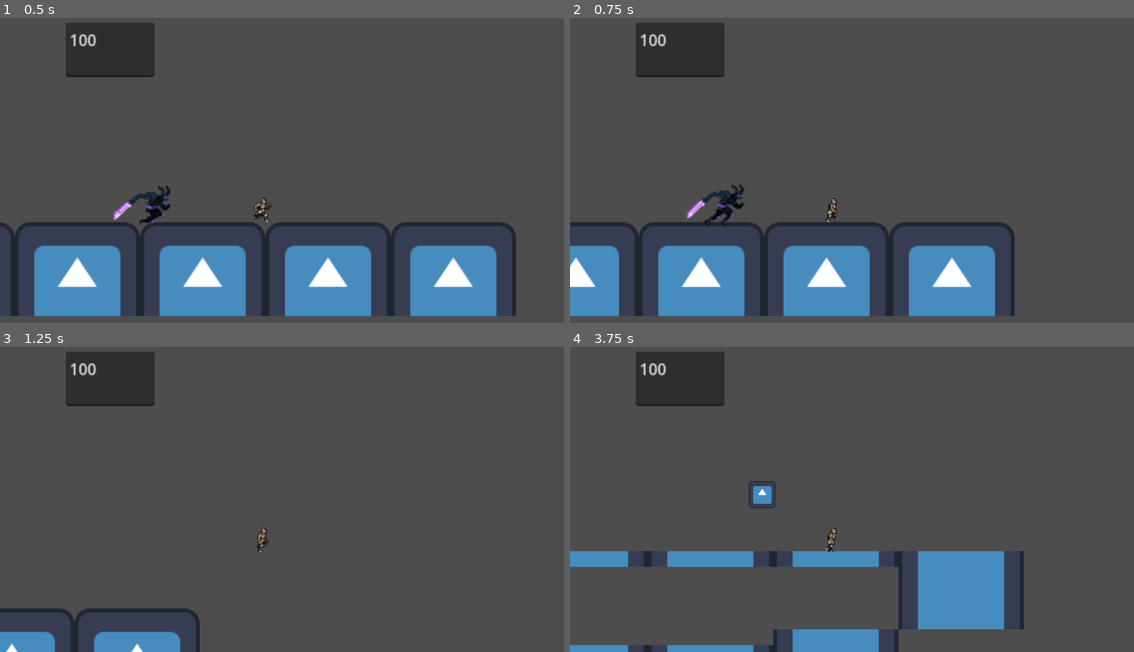
Above: before the commit, frames 1-4 (two rows, left to right).
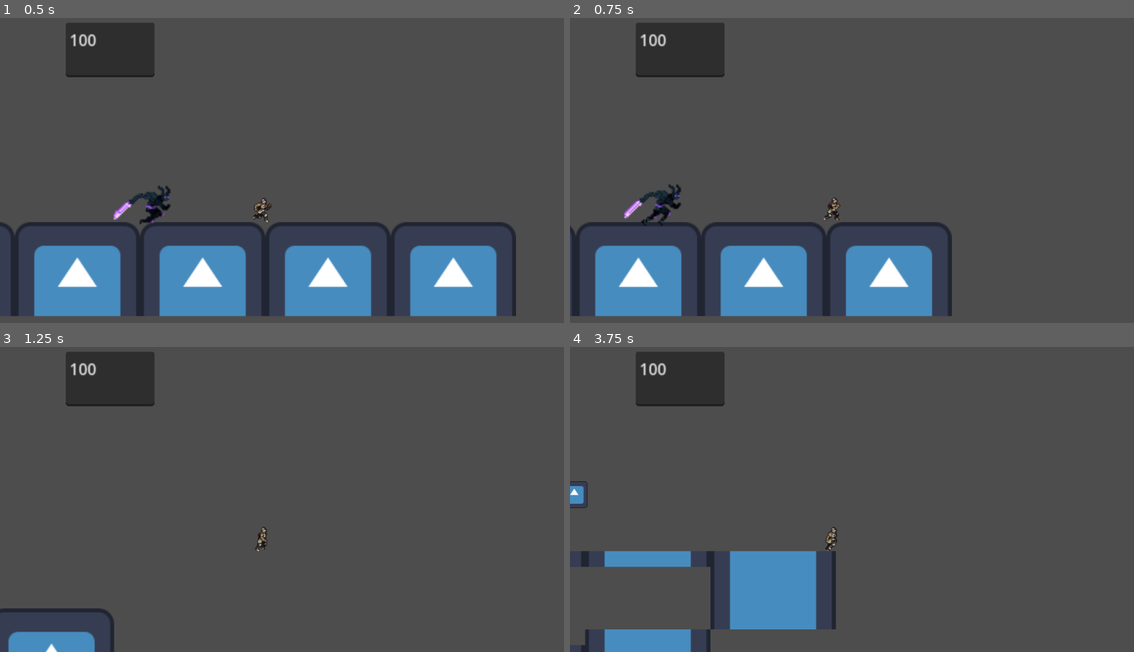
Above: after the commit, the same moments.

Repository: Xenon480/IST-Assignment-4
Game: Godot game, scene res://Level1.tscn
The game is run twice, just before and just after one commit, with the same random seed, the same clock (stepped at 60 frames per second) and the same inputs. The project has no main scene, so this scene is started directly. The engine's default icon, where the game draws it, is replaced by a stand-in: a white triangle on a blue panel in a dark square.
Inputs (mouse positions are in pixels of both pictures, inside the frame that each line leads up to):
- Up to frame 1 (0.5 s): no input
- Up to frame 2 (0.75 s): move the mouse to (976, 149) at 0.52 s; hold D (move_right) from 0.53 s (still down); tap E (Dash) at 0.6 s
- Up to frame 3 (1.25 s): keep holding D (move_right); tap Space (jump) at 0.77 s; click (406, 478) at 0.8 s
- Up to frame 4 (3.75 s): move the mouse to (739, 508) at 1.27 s; click (739, 508) at 1.35 s; tap Space (jump) at 1.52, 3.02 s; tap E (Dash) at 1.55, 2.1, 3.05 s; move the mouse to (908, 423) at 2.02 s; release D (move_right) at 2.03 s; hold A (move_left) 2.03-2.78 s; click (908, 423) at 2.3 s; move the mouse to (823, 557) at 2.77 s; hold D (move_right) from 2.78 s (still down); click (823, 557) at 2.85 s; move the mouse to (1021, 542) at 3.52 s; tap C (slide) at 3.6 s

Frame 1 is identical in both runs. In frame 2, 14% of the frame differs, in the area x 0-79%, y 54-98%; in frame 3, 2.2%; in frame 4, 13%.
Error in both runs: Invalid operands 'Nil' and 'int' in operator '-'. (res://character_body_2d.gd:48)

Commit message:
fffeffe
fefefefefefeffeefefef

Diff:
--- a/ist-assignment/character_body_2d.gd
+++ b/ist-assignment/character_body_2d.gd
@@ -44,7 +44,7 @@
 func _physics_process(delta):
 	TextEdit1.set_line(0,str(get_meta("Health")))
 	if Input.is_action_just_pressed("LeftClick"):
-		if Entered == true:
+		if Entered == true and body2 != CharacterBody2D.new() :
 			body2.set_meta("Health",body2.get_meta("Health")-20)
 			print("Teeeeeee")
 	if Input.is_action_just_pressed("slide") and currentslides < maxslides and dashing == false:
@@ -65,7 +65,7 @@
 	if Input.is_action_just_pressed("Dash") and currentdashes < maxdashes and sliding == false :
 		dashing = true
 		if direction.length() != 0:
-				velocity.x += 300 * direction.x
+				velocity.x += 1000 * direction.x
 		else:
 			velocity.x += 1000
 
--- a/ist-assignment/character_body_2d.tscn
+++ b/ist-assignment/character_body_2d.tscn
@@ -102,7 +102,7 @@
 position = Vector2(-18, 43)
 scale = Vector2(0.66, 0.66)
 sprite_frames = SubResource("SpriteFrames_up5i5")
-frame_progress = 0.128853
+frame_progress = 0.42704
 
 [node name="CollisionShape2D" type="CollisionShape2D" parent="."]
 position = Vector2(-19.875, 46.5)
